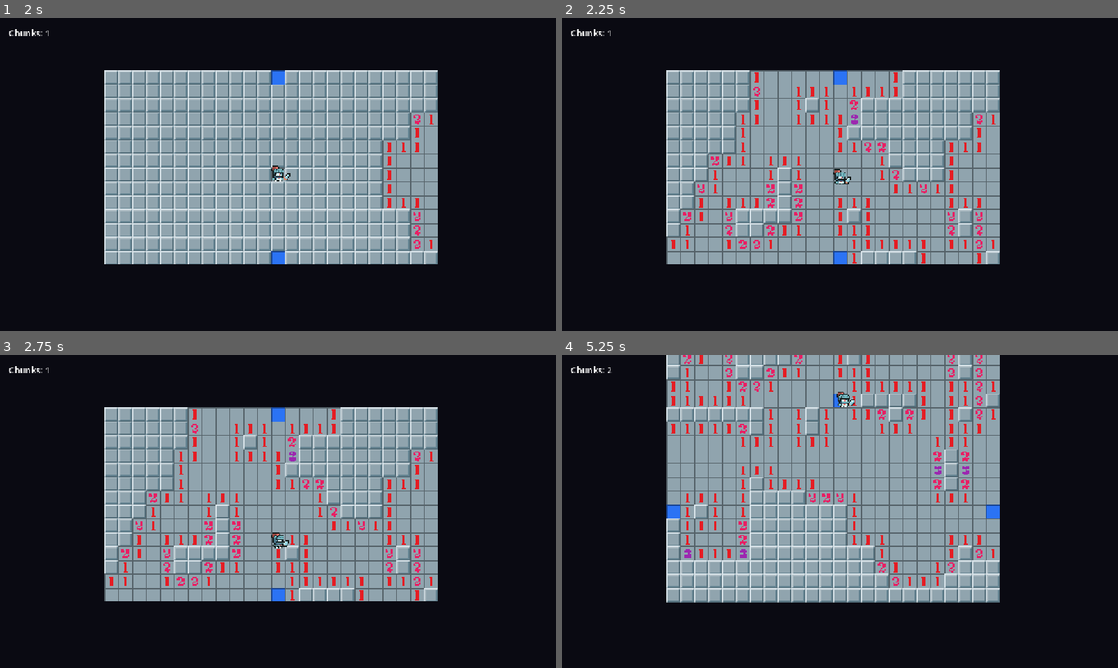
Above: before the commit, frames 1-4 (two rows, left to right).
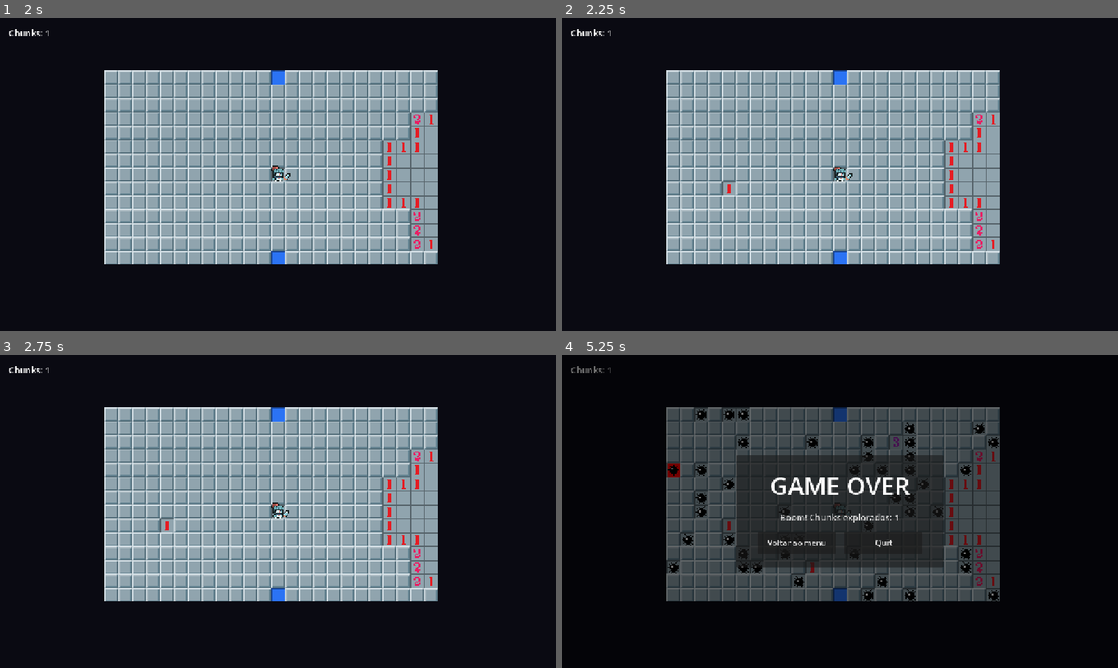
Above: after the commit, the same moments.

Repository: heliosalesjr/MSDD
Game: Godot game, scene res://menu.tscn
The game is run twice, just before and just after one commit, with the same random seed, the same clock (stepped at 60 frames per second) and the same inputs.
Inputs (mouse positions are in pixels of both pictures, inside the frame that each line leads up to):
- Up to frame 1 (2 s): click "2 — Exploração (proto)" at 0.5 s; tap Enter at 1.25 s; move the mouse to (400, 158) at 1.27 s; tap R at 1.35 s; click (400, 158) at 1.42 s
- Up to frame 2 (2.25 s): tap Space at 2 s; move the mouse to (728, 190) at 2.02 s; tap 1 at 2.1 s; click (728, 190) at 2.17 s
- Up to frame 3 (2.75 s): no input
- Up to frame 4 (5.25 s): move the mouse to (895, 442) at 2.77 s; tap one key every 0.75 s from 2.85 s: Enter Keypad Enter 2 3; click (895, 442) at 2.92 s; move the mouse to (812, 574) at 3.52 s; click (812, 574) at 3.67 s; move the mouse to (1006, 558) at 4.27 s; click (1006, 558) at 4.42 s; move the mouse to (673, 464) at 5.02 s; click (673, 464) at 5.17 s

Frame 1 is identical in both runs. In frame 2, 11% of the frame differs, in the area x 18-77%, y 16-79%; in frame 3, 11%; in frame 4, 46%, in the area x 1-79%, y 0-80%.

Commit message:
more traps on level 2

Diff:
--- a/msdd/explore.gd
+++ b/msdd/explore.gd
@@ -5,7 +5,7 @@
 const TILE_SIZE := 16
 const SCALE_FACTOR := 2
 const CELL_PX := TILE_SIZE * SCALE_FACTOR
-const CHUNK_BOMBS := 35
+const CHUNK_BOMBS := 45
 const KNIGHT_SCALE := 2
 
 const PORTAL_COLOR := Color(0.3, 0.7, 1.4)
